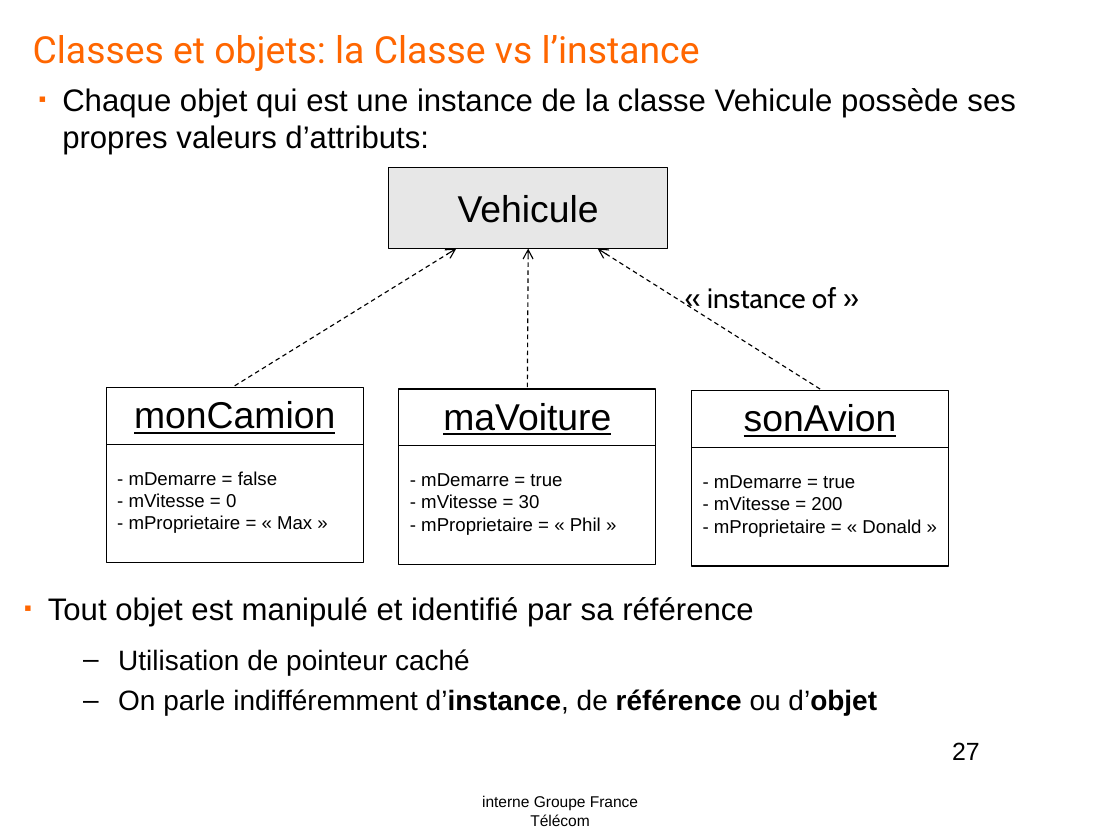
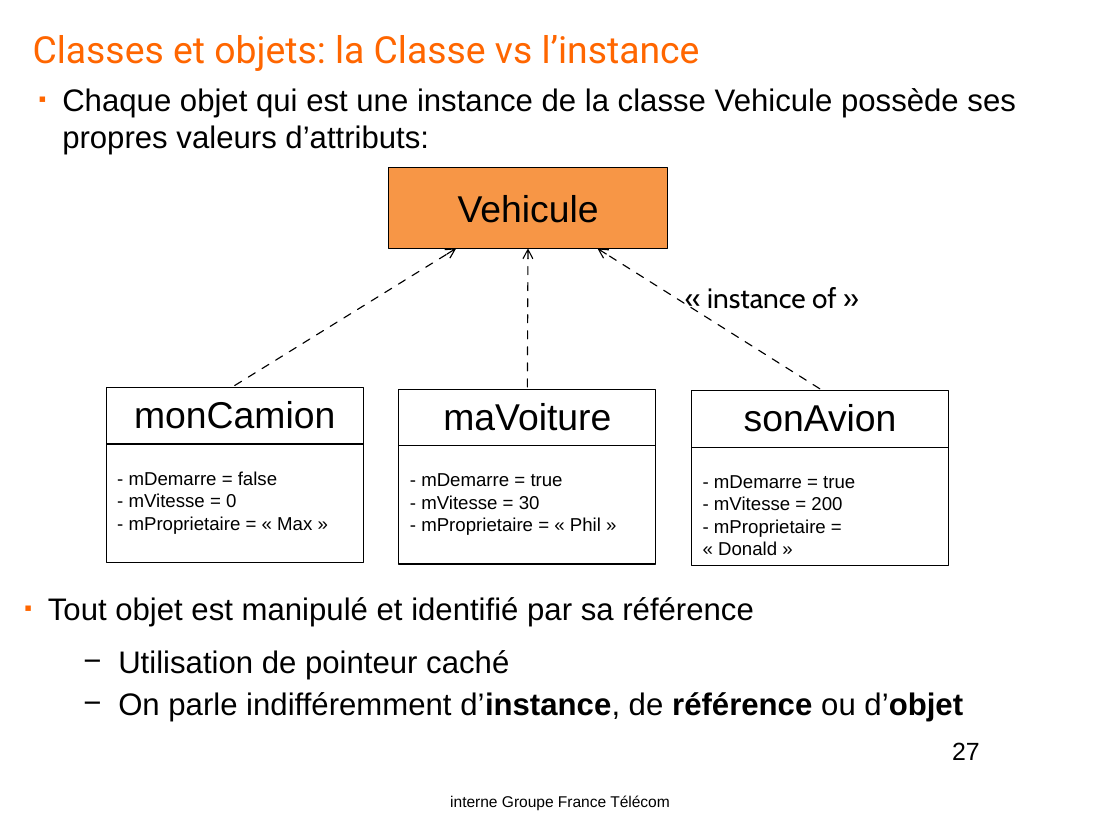
Before and after one commit to yplo6403/formationjava, a slide deck: slide 27 of doc/Java-OL1.pptx. Drawn at 1120x840 pixels with LibreOffice and Linux fonts; fonts in the diff are those of the drawing; background and template pictures are left out. Boxes give left, top, right and bottom in pixels: in the first picture for what was removed or moved away, otherwise in the second. Text is boxed around its words. In the diff, an @@ line names an element or a change of style, - is before the commit and + after.

```diff
--- a/doc/Java-OL1.pptx
+++ b/doc/Java-OL1.pptx
@@ rectangle at (x1=389, y1=168, x2=668, y2=249): fill #E7E7E7 to #F79646; outline #000000 0.75 pt to #000000 0.74 pt @@
@@ arrow removed from (235, 386) to (456, 249) @@
@@ freeform shape added at (x1=235, y1=249, x2=457, y2=385), fill #4F81BD, outline #000000 0.74 pt @@
@@ arrow removed from (528, 388) to (529, 249) @@
@@ freeform shape added at (x1=528, y1=249, x2=529, y2=388), fill #4F81BD, outline #000000 0.74 pt @@
@@ arrow removed from (820, 389) to (598, 249) @@
@@ freeform shape added at (x1=598, y1=249, x2=821, y2=389), fill #4F81BD, outline #000000 0.74 pt @@
@@ outline #000000 0.75 pt to #000000 0.74 pt in 6 elements at (x1=691, y1=448, x2=948, y2=567), (x1=399, y1=446, x2=655, y2=564), (x1=106, y1=445, x2=363, y2=563), (x1=691, y1=391, x2=948, y2=447), (x1=399, y1=389, x2=655, y2=445), (x1=106, y1=388, x2=363, y2=444) @@
@@ 3 texts moved together from (x1=134, y1=401, x2=897, y2=437) to (x1=134, y1=401, x2=897, y2=432) @@
@@ text "- mDemarre = true" rewrapped from (x1=714, y1=475, x2=921, y2=537) to (x1=714, y1=475, x2=855, y2=556) @@
@@ text "Tout objet est manipulé et ..." at (x1=48, y1=597, x2=963, y2=721): size 18 to 20 pt in "Utilisation de pointeur caché", "On parle indifféremment d’instance, de référence ou ..."; bullet – to −; less space between paragraphs @@
@@ text "interne Groupe France Télécom" rewrapped from (x1=482, y1=795, x2=638, y2=826) to (x1=450, y1=795, x2=670, y2=810) @@
```
Also in this commit, not shown: 84 other slides changed, 2 slides added.
